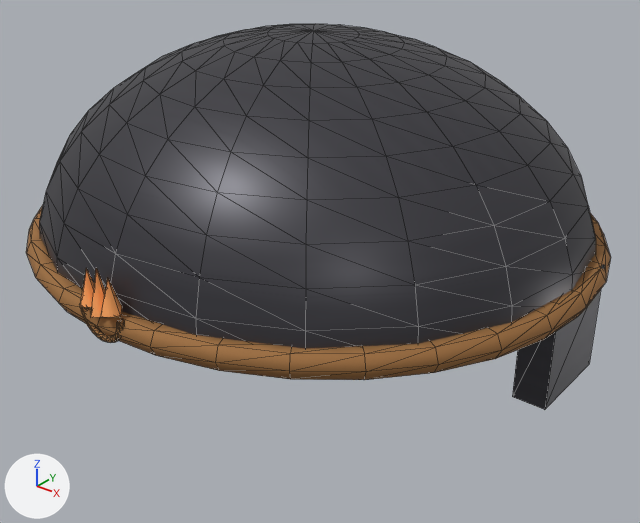
Two versions of the glTF model src/assets/models/wardrobe/classes/modular/traje_guerrero_fuego_head.glb, one commit apart.
Both versions are drawn from a 50 mm camera at (1.013, -1.262, 2.579) aimed at (0.029, -0.032, 1.816). The lights are fixed; the arrows at lower left show +X, +Y and +Z. The picture after the commit comes second. Mesh edges are drawn as thin lines. Vertices at exactly the same position are counted once.

Names of what the first picture shows: 'suit-head'.
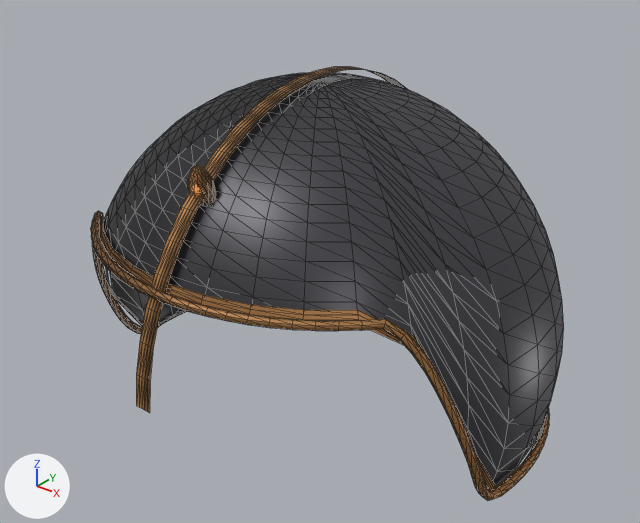
Edits to the bpy script that builds the scene:
```text
Add img_plate_painted_atlas:
    img_plate_painted_atlas = load_image('plate painted atlas', '_unpacked/plate_painted_atlas', 512, 512, 'sRGB')
Add img_plate_surface:
    img_plate_surface = load_image('plate surface', '_unpacked/plate_surface', 128, 128, 'Non-Color')
Add img_plate_seams_and_folds:
    img_plate_seams_and_folds = load_image('plate seams and folds', '_unpacked/plate_seams_and_folds', 256, 256, 'Non-Color')
Change mat_plate:
    remove # nodes: BsdfPrincipled, Mix, OutputMaterial, TexImage
    nodes: BsdfPrincipled, Math, Mix, NormalMap, OutputMaterial, SeparateColor, TexImage x3
    remove # uses the picture img_plate_weave
    uses the picture img_plate_painted_atlas
    uses the picture img_plate_seams_and_folds
    uses the picture img_plate_surface
Change mat_brass:
    remove # nodes: BsdfPrincipled, Mix, OutputMaterial, TexImage
    nodes: BsdfPrincipled, Math, Mix, NormalMap, OutputMaterial, SeparateColor, TexImage x3
    remove # uses the picture img_plate_weave
    uses the picture img_plate_painted_atlas
    uses the picture img_plate_seams_and_folds
    uses the picture img_plate_surface
Change me_suit_head:
    used by ob_suit_head; location = (0.0, 0.0, 0.0)
    verts and faces of me_suit_head; kept vertices keep their numbers, new ones are numbered from 505
    remove me_suit_head.from_pydata(...)  # 505 vertices, 956 faces; spans x -0.565..0.565, y -0.556..0.516, z 1.71..2.258
    add me_suit_head.from_pydata(...)  # 1576 vertices, 2958 faces; spans x -0.493..0.493, y -0.476..0.484, z 1.487..2.179
    me_suit_head part 1: a new loose piece, a UV sphere (16 segments, 10 rings, poles along z) spanning x -0.032..0.032, y -0.319..-0.301, z 2.005..2.085, in mat_brass
    me_suit_head part 2: the loose piece of 201 vertices spanning x -0.54..0.54, y -0.523..0.493, z 1.88..2.258 is rebuilt with 576 vertices and now spans x -0.493..0.493, y -0.411..0.484, z 1.498..2.165
    me_suit_head part 3: a new loose piece of 576 vertices spanning x -0.487..0.487, y -0.429..0.479, z 1.487..1.902, in mat_brass
    me_suit_head part 4: a new loose piece of 144 vertices spanning x -0.017..0.017, y -0.476..0.456, z 1.697..2.179, in mat_brass
    me_suit_head part 5: a new loose piece of 128 vertices spanning x -0.481..0.481, y -0.418..0.473, z 1.498..1.912, in mat_brass
    me_suit_head part 6: 6 loose pieces with 112 vertices, spanning x -0.54..0.54, y -0.556..0.11, z 1.71..1.988, are deleted
    me_suit_head part 7
    192 vertices are removed from x -0.565..0.565, y -0.546..0.516, z 1.868..1.912
    384 faces are deleted
    me_suit_head part 8
    add verts[505] = (0.0, -0.322, 2.065)  # pixel (195, 180)
    add verts[506] = (0.0, -0.329, 2.045)  # pixel (193, 192)
    add verts[507] = (0.015, -0.322, 2.045)  # pixel (202, 193)
    add verts[508] = (0.0, -0.322, 2.026)
    add verts[509] = (0.0, -0.315, 2.045)
    add verts[510] = (-0.015, -0.322, 2.045)  # pixel (189, 189)
    add faces += [(505, 506, 507), (506, 508, 507), (507, 508, 509), (505, 507, 509), (505, 509, 510), (508, 510, 509)]  # mat_gem (orange #ffa65e)
    add faces += [(506, 510, 508), (505, 510, 506)]  # mat_gem (orange #ffa65e)
```

What differs and where, as boxes [x1, y1, x2, y2] in the pictures (640 x 523 px):
'suit-head', surface changed, reshaped (19% narrower, 12% taller): before [26, 24, 611, 410]; after [91, 67, 564, 500]
part 1 of me_suit_head, added (brown): after [187, 166, 216, 204]
part 2 of me_suit_head, rebuilt (17% narrower, 28% taller): before [39, 24, 596, 349]; after [103, 73, 564, 490]
part 3 of me_suit_head, added: after [91, 211, 550, 500]
part 4 of me_suit_head, added: after [136, 67, 408, 413]
part 5 of me_suit_head, added: after [99, 214, 548, 490]
part 6 of me_suit_head, deleted: before [79, 264, 605, 410]
part 7 of me_suit_head, deleted (brown): before [26, 205, 611, 380]
part 8 of me_suit_head, added: after [190, 180, 203, 197]
